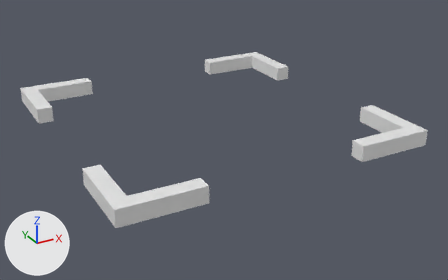
Renders of the Blender file cf_base.blend from each side of a commit.
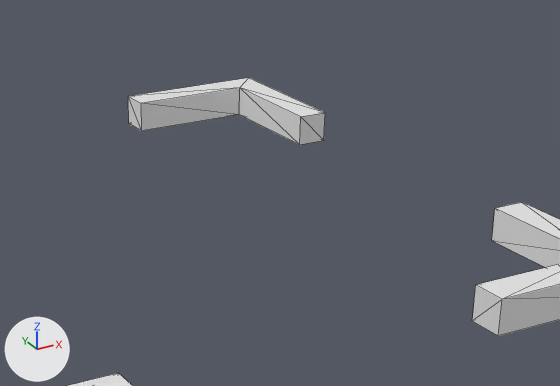
Each version is shown whole from a 50 mm camera at (-3.54, -6.93, 3.13) aimed at (0.19, -0.15, -0.26), then close up on the part from 33% to 87% of the width and 7% to 66% of the height. Lighting does not change. The marker at lower left points along +X, +Y and +Z. The close-ups show mesh edges as thin lines.

Before the edit, the objects in view are built like this:
```python
me_cube_001 = bpy.data.meshes.new('Cube.001')
me_cube_001.from_pydata(...)  # 48 vertices, 80 faces; spans x -20.0..20.0, y -1.0..1.0, z 0.0..2.0
ob_i_frame = bpy.data.objects.new('i_frame', me_cube_001)
ob_i_frame.location = (0.0, 0.0, 0.0)
ob_i_frame.scale = (0.1, 2.0, 0.1)
```
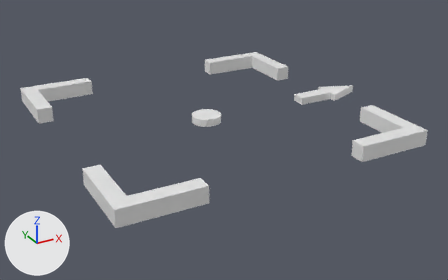
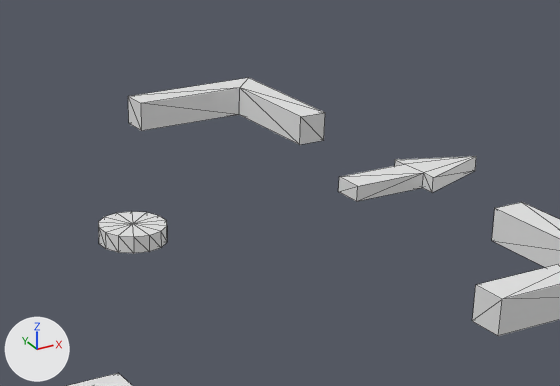
Boxes [x1, y1, x2, y2] around the edits, measured in the close-ups (560 x 386 px):
'i_pointer', added: after [98, 156, 476, 253]

What the commit changed:
Object 'i_pointer' (ob_i_pointer) is new; it shows a copy of the mesh of ob_i_pointer.
Its parent is ob_i_frame.
Its matrix parent inverse is Matrix(((10.0, 0.0, 0.0, 0.0), (0.0, 0.5, 0.0, 0.0), (0.0, 0.0, 10.0, 0.0), (0.0, 0.0, 0.0, 1.0))).
Its location is (2.0, 0.0, 0.0).
Its scale is (-0.504, 0.197, 0.63).
